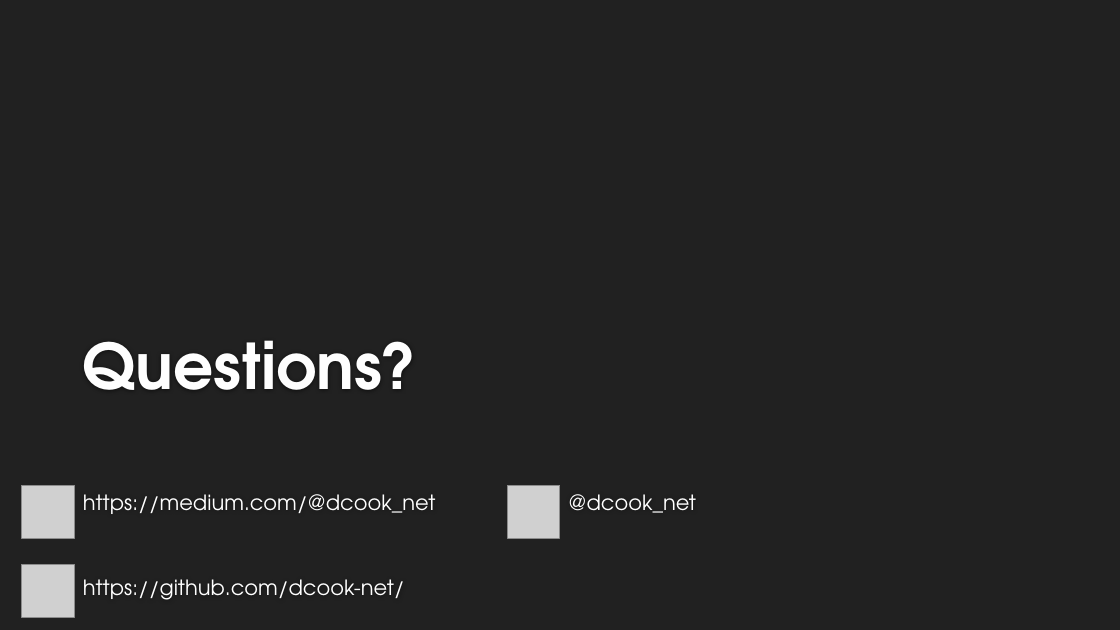
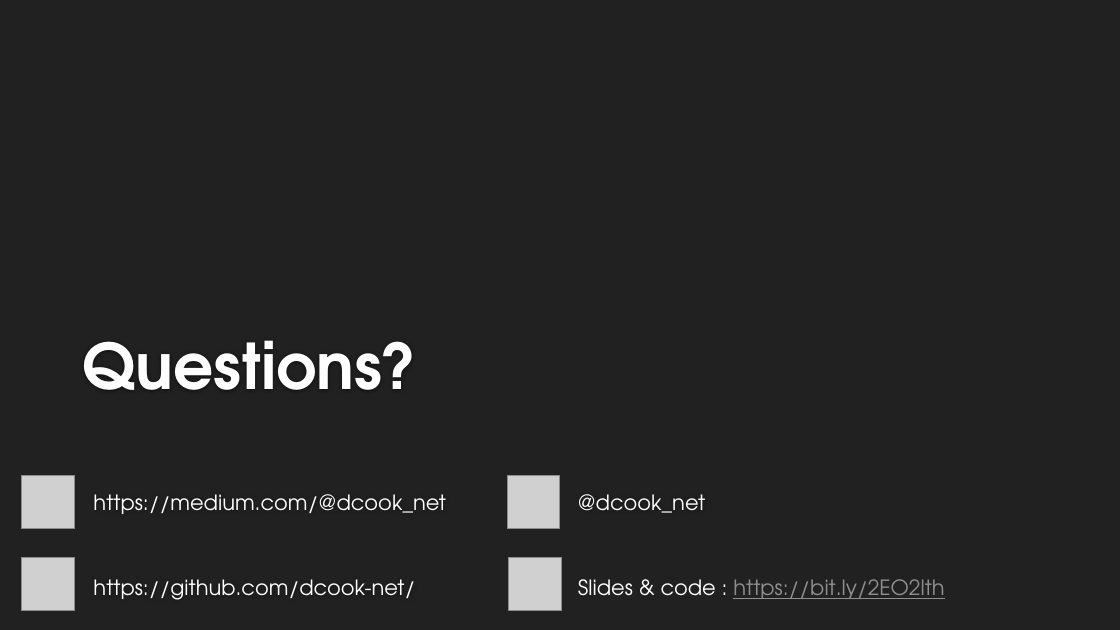
Before and after one commit to dcook-net/DockerisingDotNetAppsTalk, a slide deck: slide 23 of Dockerising .Net Applications v2.pptx (slide 31 before the commit). Drawn at 1120x630 pixels with LibreOffice and Linux fonts; fonts in the diff are those of the drawing; grey boxes stand for pictures; background and template pictures are left out. Boxes give left, top, right and bottom in pixels: in the first picture for what was removed or moved away, otherwise in the second. Text is boxed around its words. In the diff, an @@ line names an element or a change of style, - is before the commit and + after.

```diff
--- a/Dockerising .Net Applications v2.pptx
+++ b/Dockerising .Net Applications v2.pptx
@@ 3 pictures: place and size @@
-3 pictures at <box>22,486,560,618</box>
+3 pictures at <box>22,476,560,610</box>
@@ picture added at <box>508,557,561,610</box> @@
@@ 2 texts, 1 subtitle: place and size @@
-2 texts, 1 subtitle at <box>83,494,696,600</box>
+2 texts, 1 subtitle at <box>93,494,706,600</box>
@@ text added at <box>578,579,944,599</box>, 18 pt, text #8F8F8F, underline @@
+Slides & code : https://bit.ly/2EO2lth
```
Also in this commit, not shown: 2 other slides changed, 9 slides added, 13 slides removed, 16 other files.
